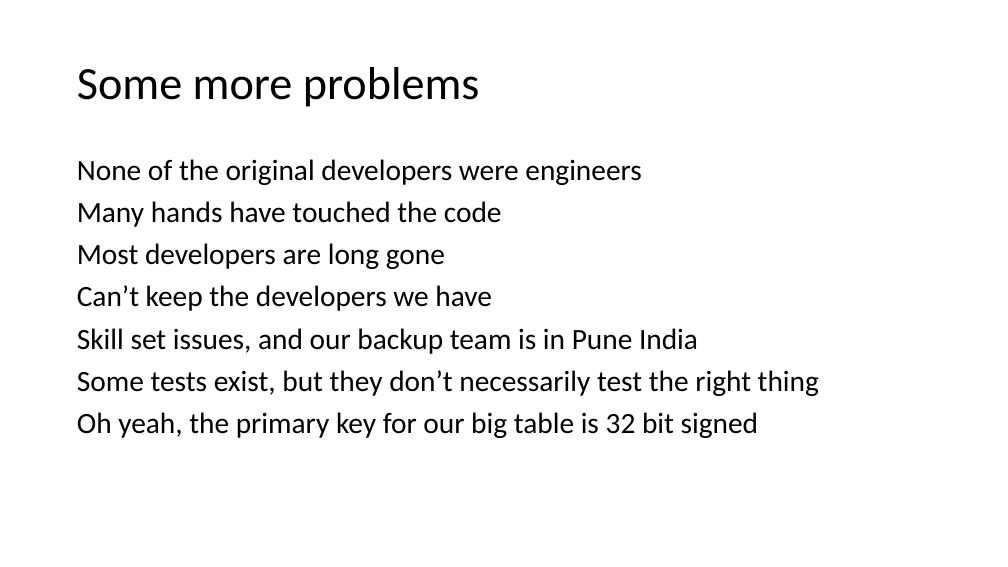
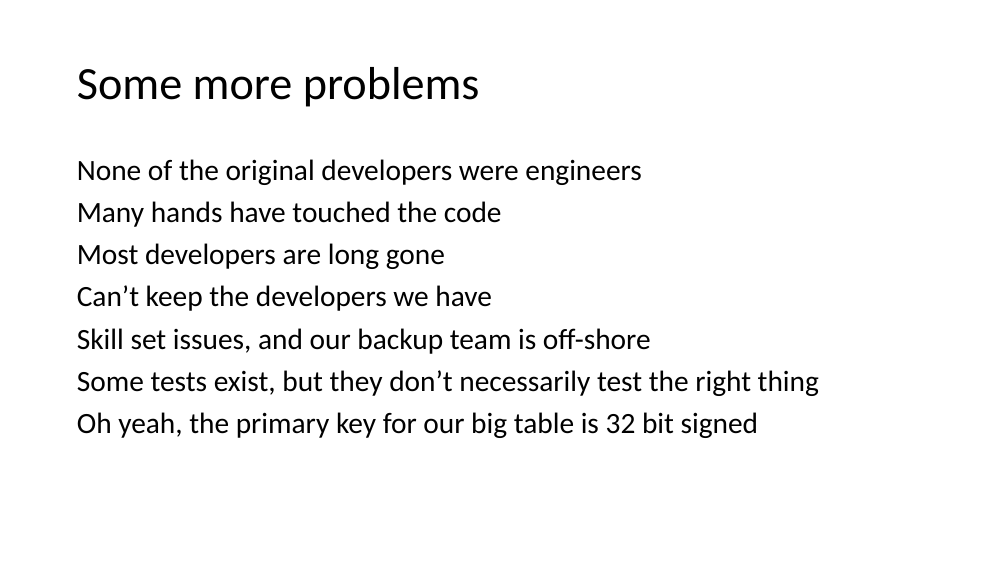
Before and after one commit to IrenaNiu/SU_CPSC_5200_20WQ, a slide deck: slide 9 of lectures/20WQ-02-27 TNG Design Session.pptx (slide 8 before the commit). Drawn at 1008x567 pixels with LibreOffice and Linux fonts; fonts in the diff are those of the drawing. Boxes give left, top, right and bottom in pixels: in the first picture for what was removed or moved away, otherwise in the second. Text is boxed around its words. In the diff, an @@ line names an element or a change of style, - is before the commit and + after.

```diff
--- a/lectures/20WQ-02-27 TNG Design Session.pptx
+++ b/lectures/20WQ-02-27 TNG Design Session.pptx
@@ text at (77,328,651,354): text changed @@
-Skill set issues, and our backup team is in Pune India
+Skill set issues, and our backup team is off-shore
```
Also in this commit, not shown: 7 other slides changed, 3 slides added, 6 other files.
